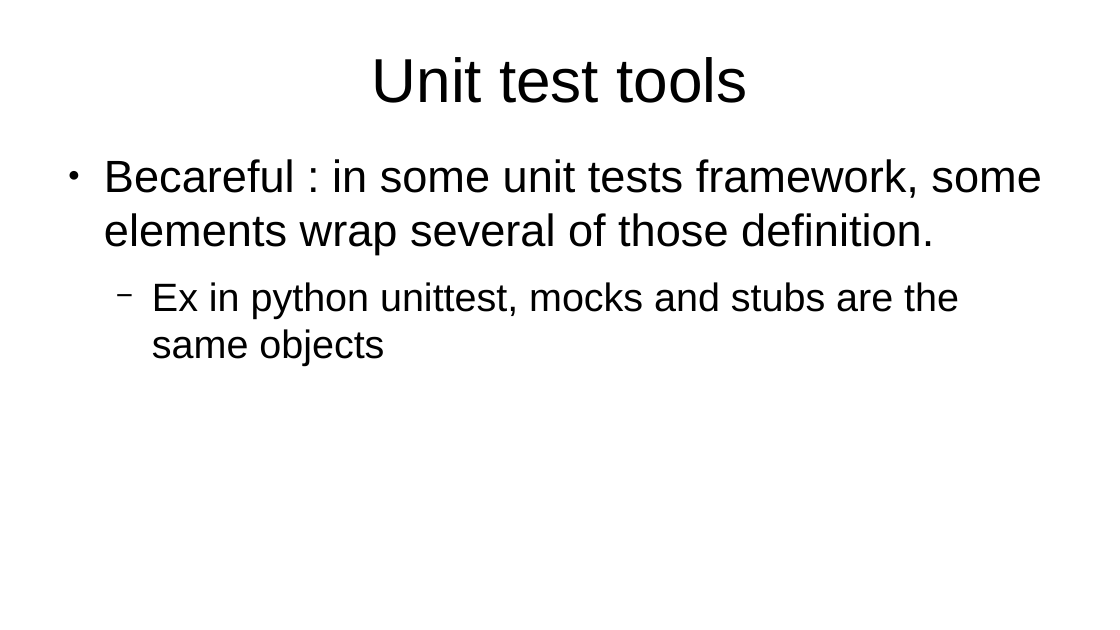
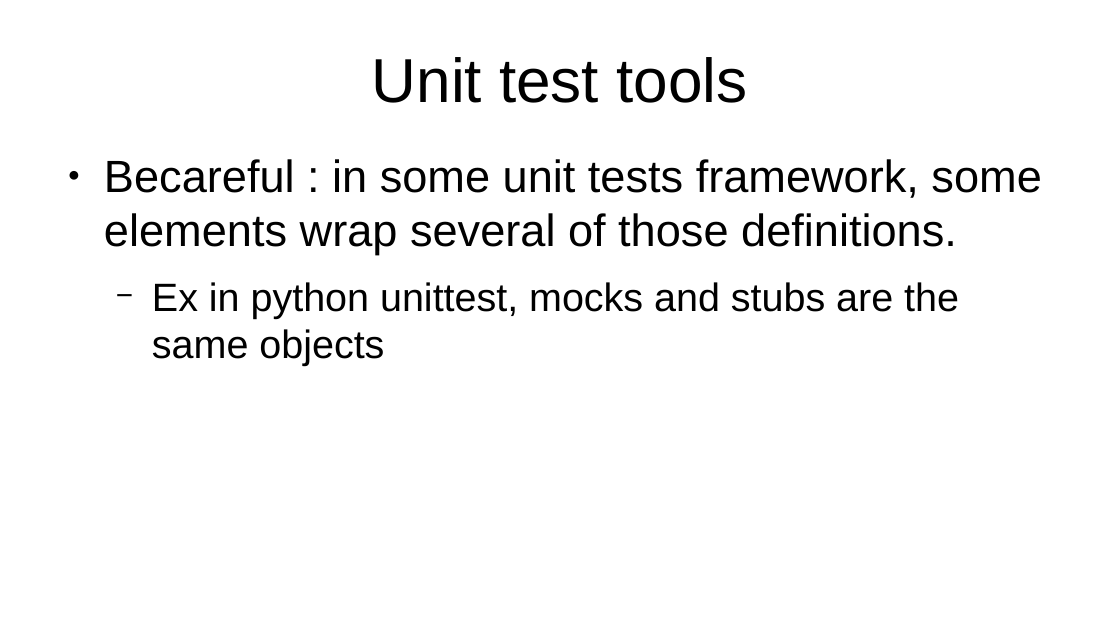
Before and after one commit to ybouilla/test_tutorial, a slide deck: slide 6 of presentation.odp. Drawn at 1120x630 pixels with LibreOffice and Linux fonts; fonts in the diff are those of the drawing. Boxes give left, top, right and bottom in pixels: in the first picture for what was removed or moved away, otherwise in the second. Text is boxed around its words. In the diff, an @@ line names an element or a change of style, - is before the commit and + after.

```diff
--- a/presentation.odp
+++ b/presentation.odp
@@ text at [104, 159, 1041, 255]: text changed @@
-● Becareful : in some unit tests framework, some elements wrap several of those definition.
+● Becareful : in some unit tests framework, some elements wrap several of those definitions.
```
Also in this commit, not shown: 1 other slide changed, 2 slides added, 1 slide removed, 2 other files.
